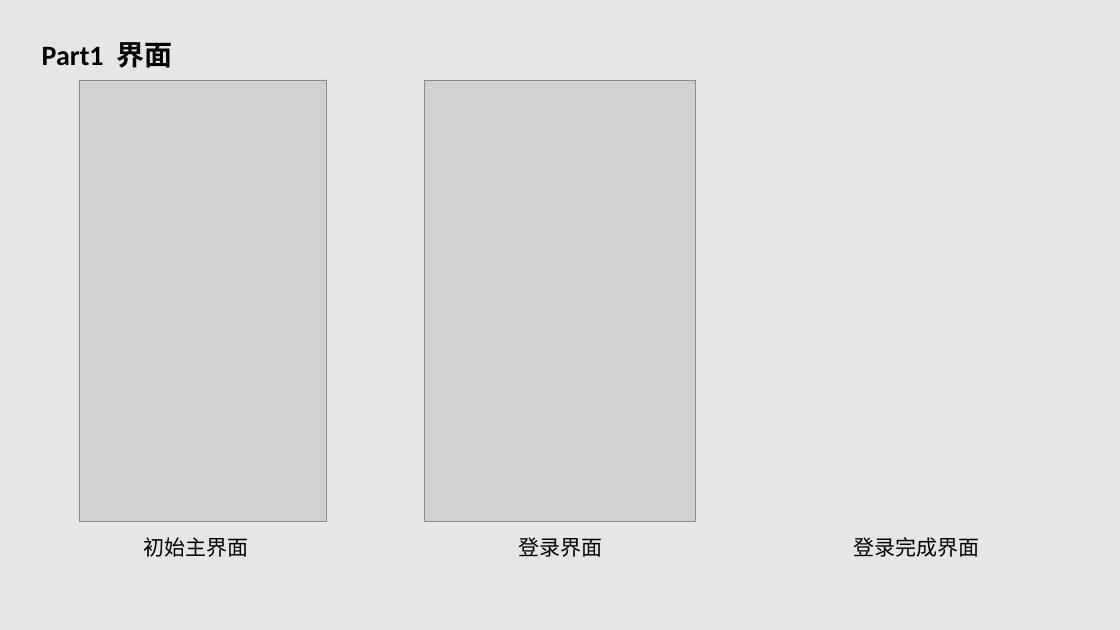
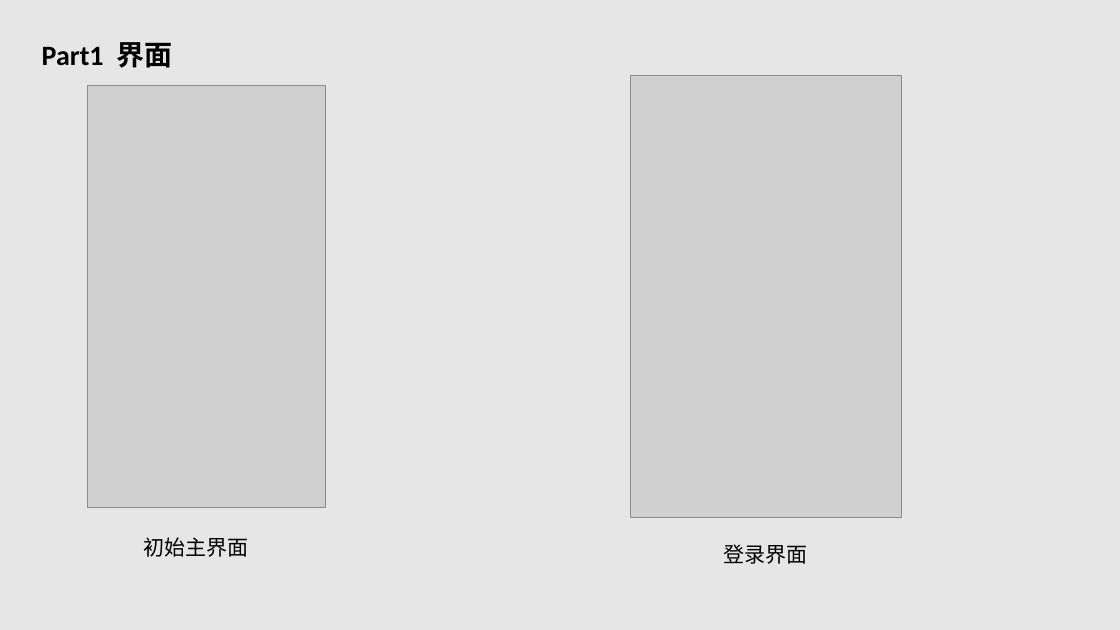
Before and after one commit to G03-LHL/SE2018--G03, a slide deck: slide 4 of 604/SE2018春-G03-测试阶段PPT.pptx. Drawn at 1120x630 pixels with LibreOffice and Linux fonts; fonts in the diff are those of the drawing; grey boxes stand for pictures. Boxes give left, top, right and bottom in pixels: in the first picture for what was removed or moved away, otherwise in the second. Text is boxed around its words. In the diff, an @@ line names an element or a change of style, - is before the commit and + after.

```diff
--- a/604/SE2018春-G03-测试阶段PPT.pptx
+++ b/604/SE2018春-G03-测试阶段PPT.pptx
@@ picture: place and size @@
-picture at bbox=[79, 80, 326, 522]
+picture at bbox=[87, 86, 325, 508]
@@ picture: place and size @@
-picture at bbox=[424, 80, 695, 522]
+picture at bbox=[630, 76, 901, 518]
@@ text "登录界面": place and size @@
-text "登录界面" at bbox=[518, 537, 602, 557]
+text "登录界面" at bbox=[724, 544, 808, 564]
@@ text removed at bbox=[853, 537, 979, 557] @@
-登录完成界面
```
Also in this commit, not shown: 8 other slides changed, 1 slide added.
